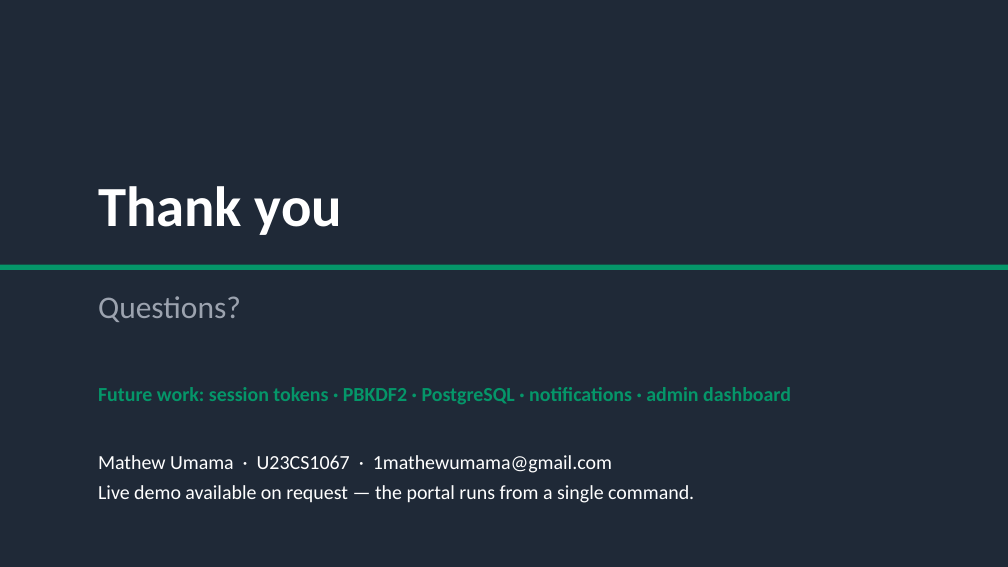
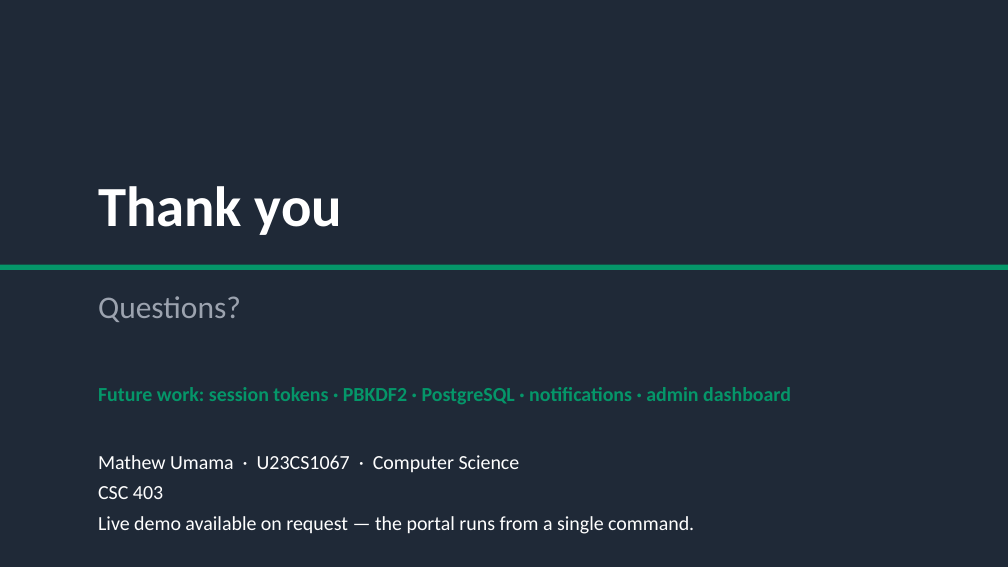
Before and after one commit to 1mathew2/afit-lost-and-found, a slide deck: slide 13 of AFIT_Lost_and_Found_Presentation_v2.pptx. Drawn at 1008x567 pixels with LibreOffice and Linux fonts; fonts in the diff are those of the drawing. Boxes give left, top, right and bottom in pixels: in the first picture for what was removed or moved away, otherwise in the second. Text is boxed around its words. In the diff, an @@ line names an element or a change of style, - is before the commit and + after.

Commit message:
slides: swap email for course/dept/matric (CSC 403, Computer Science)

```diff
--- a/AFIT_Lost_and_Found_Presentation_v2.pptx
+++ b/AFIT_Lost_and_Found_Presentation_v2.pptx
@@ text at (x1=98, y1=455, x2=520, y2=499): text changed @@
-Mathew Umama · U23CS1067 · 1mathewumama@gmail.com
+Mathew Umama · U23CS1067 · Computer Science
+CSC 403
```
Also in this commit, not shown: 1 other slide changed, 2 other files.
